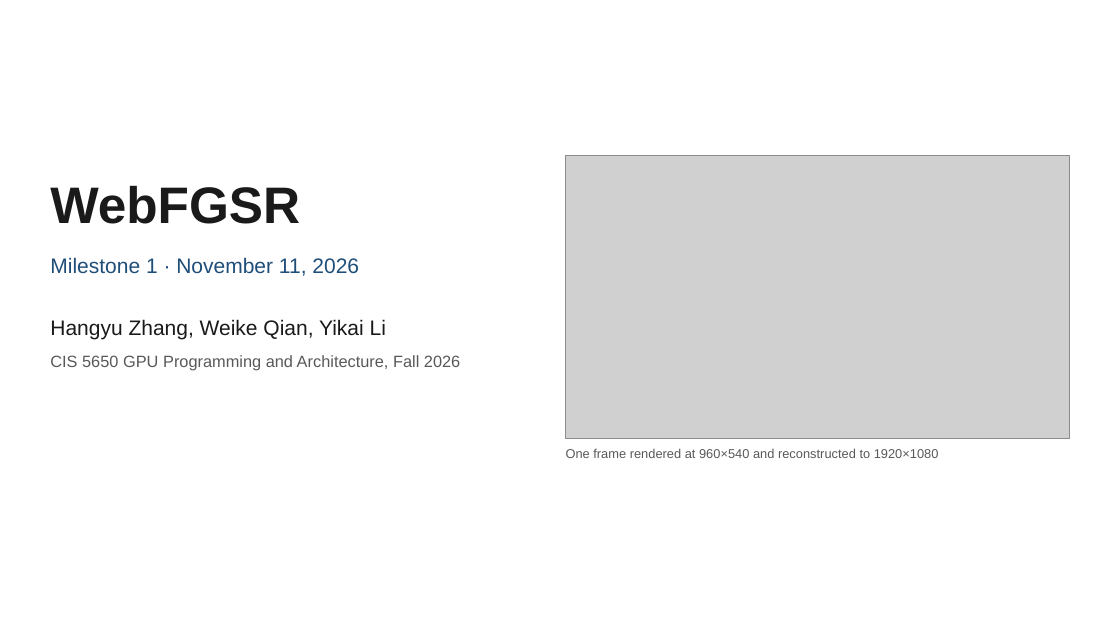
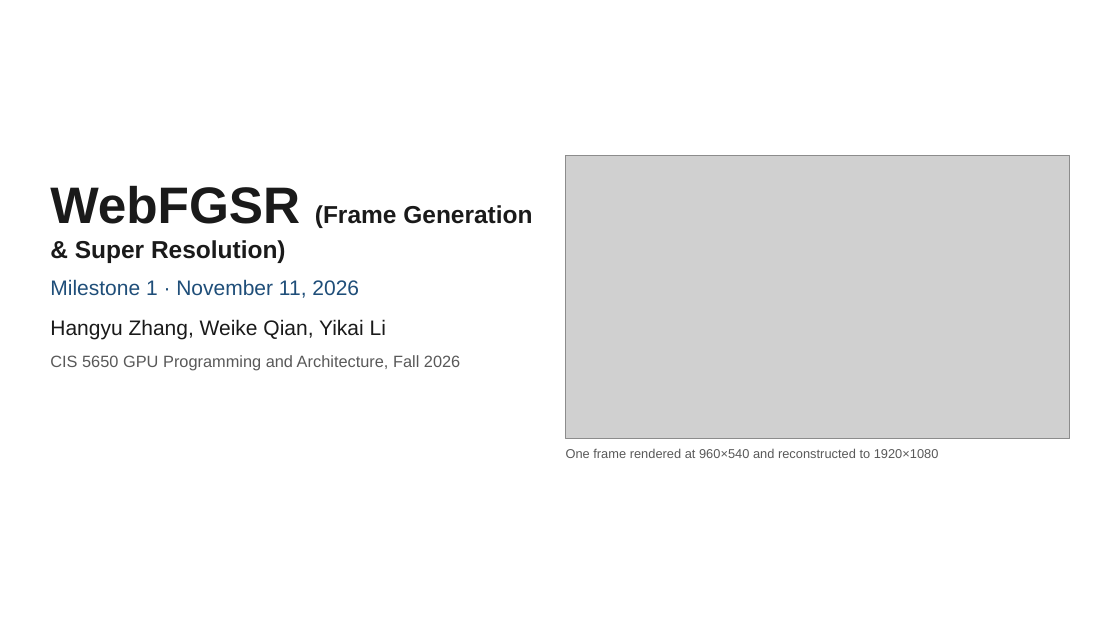
Before and after one commit to CIS5650final-WebFGSR/WebFGSR, a slide deck: slide 1 of WebFGSR_M1.pptx. Drawn at 1120x630 pixels with LibreOffice and Linux fonts; fonts in the diff are those of the drawing; grey boxes stand for pictures. Boxes give left, top, right and bottom in pixels: in the first picture for what was removed or moved away, otherwise in the second. Text is boxed around its words. In the diff, an @@ line names an element or a change of style, - is before the commit and + after.

```diff
--- a/WebFGSR_M1.pptx
+++ b/WebFGSR_M1.pptx
@@ text at bbox=[50, 185, 532, 263]: text changed; size 44 to 21 pt @@
-WebFGSR
+WebFGSR (Frame Generation & Super Resolution)
@@ text "Milestone 1 · November 11, ...": place and size @@
-text "Milestone 1 · November 11, ..." at bbox=[50, 257, 359, 276]
+text "Milestone 1 · November 11, ..." at bbox=[50, 279, 359, 298]
```
Also in this commit, not shown: 8 other slides changed.
